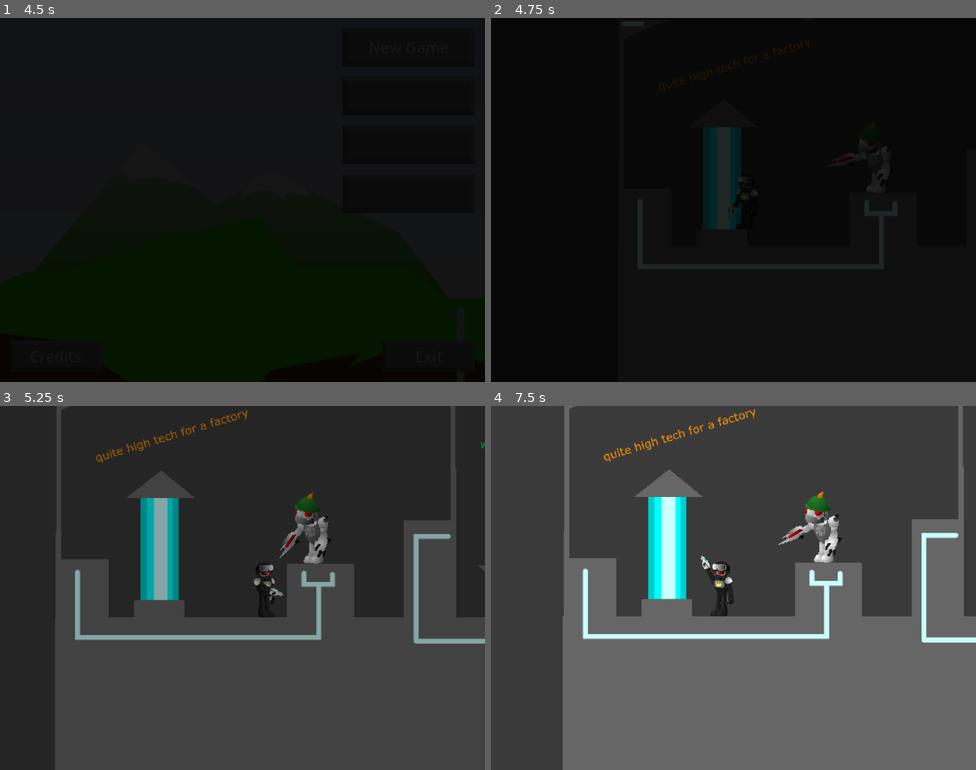
Above: before the commit, frames 1-4 (two rows, left to right).
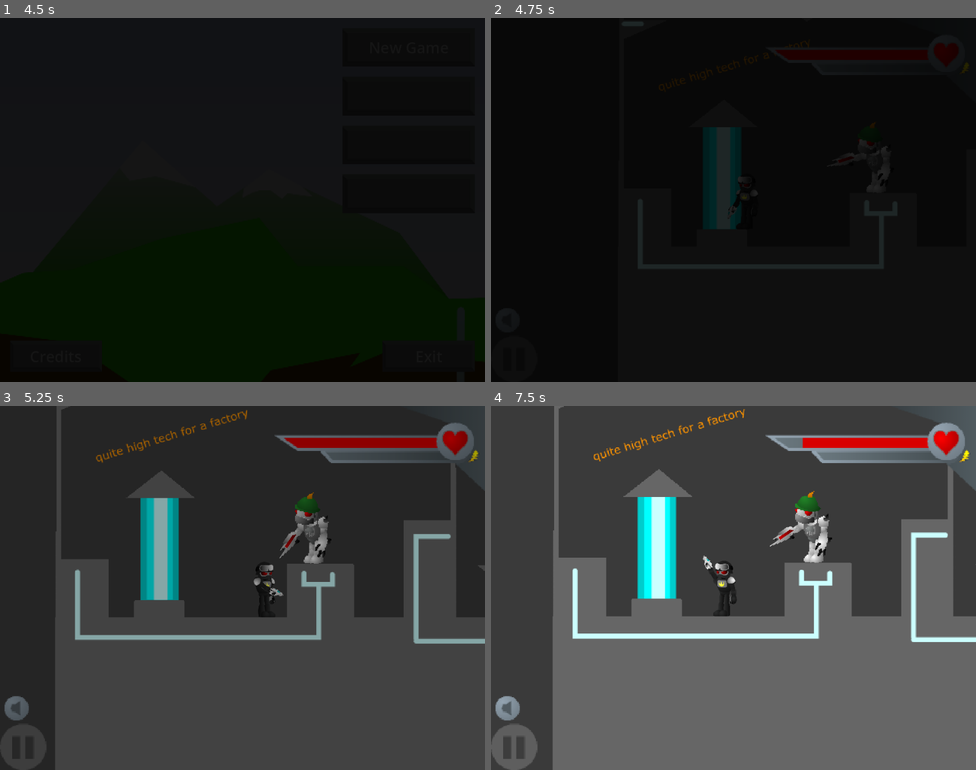
Above: after the commit, the same moments.

Repository: HMI-Studios/Skylands-WFA
Game: Godot game, scene res://ui/Intro.tscn
The game is run twice, just before and just after one commit, with the same random seed, the same clock (stepped at 60 frames per second) and the same inputs. Sound files missing from this copy of the repository are replaced by a short silence.
Inputs (mouse positions are in pixels of both pictures, inside the frame that each line leads up to):
- Up to frame 1 (4.5 s): tap Enter (ui_accept) at 0.5 s; move the mouse to (349, 181) at 0.52 s; hold Space (shoot) 0.53-1.28 s; hold D (move_right) 0.53-2.03 s; tap W (jump) at 0.77, 1.52 s; move the mouse to (145, 218) at 1.27 s; tap Space (shoot) at 1.35, 4.35 s; move the mouse to (291, 119) at 2.02 s; hold A (move_left) 2.03-2.75 s; hold Space (shoot) 2.03-2.75 s; click "New Game" at 2.75 s; click "New Game" at 3.5 s; move the mouse to (218, 272) at 4.27 s; hold D (move_right) from 4.28 s (still down)
- Up to frame 2 (4.75 s): keep holding D (move_right); tap W (jump) at 4.52 s
- Up to frame 3 (5.25 s): keep holding D (move_right); move the mouse to (388, 642) at 5.02 s; hold Space (shoot) from 5.03 s (still down)
- Up to frame 4 (7.5 s): tap W (jump) at 5.27, 6.02 s; move the mouse to (588, 533) at 5.77 s; release D (move_right) at 5.78 s; release Space (shoot) at 5.78 s; hold A (move_left) 5.78-6.53 s; tap Space (shoot) at 5.85, 7.35 s; move the mouse to (757, 588) at 6.52 s; hold D (move_right) 6.53-7.28 s; hold Space (shoot) 6.53-7.28 s; move the mouse to (660, 497) at 7.27 s; hold A (move_left) from 7.28 s (still down)

Frame 1 is identical in both runs. In frame 2, 0.1% of the frame differs, in the area x 58-99%, y 7-16%; in frame 3, 3.2%; in frame 4, 16%, in the area x 0-100%, y 0-100%.

Commit message:
add player HP and healthbar

Diff:
--- a/scenes/Main.tscn
+++ b/scenes/Main.tscn
@@ -1,8 +1,9 @@
-[gd_scene load_steps=4 format=3 uid="uid://c7ltgoh1gwm8k"]
+[gd_scene load_steps=5 format=3 uid="uid://c7ltgoh1gwm8k"]
 
 [ext_resource type="PackedScene" uid="uid://br3ubfu76qbp6" path="res://scenes/Player.tscn" id="1_qk22d"]
 [ext_resource type="PackedScene" uid="uid://cphh6jruovbte" path="res://scenes/World.tscn" id="1_x26t4"]
 [ext_resource type="Script" path="res://scripts/Camera.gd" id="3_3x1oi"]
+[ext_resource type="PackedScene" uid="uid://cv4b12e155ua3" path="res://ui/HUD.tscn" id="4_x3ds7"]
 
 [node name="Main" type="Node2D"]
 
@@ -16,3 +17,5 @@
 [node name="Camera2D" type="Camera2D" parent="."]
 zoom = Vector2(2.5, 2.5)
 script = ExtResource("3_3x1oi")
+
+[node name="HUD" parent="." instance=ExtResource("4_x3ds7")]
--- /dev/null
+++ b/scripts/HUD.gd
@@ -0,0 +1,38 @@
+extends CanvasLayer
+
+
+var player
+var container
+
+
+func _ready():
+    player = get_node("/root/Main/Player")
+    container = get_child(0)
+    get_viewport().connect("size_changed", self._on_viewport_size_changed)
+    _resize_background()
+
+
+func _process(delta):
+    %HealthBar.value = player.HP
+
+
+func _resize_background():
+    var viewport_size = get_viewport().size
+
+    var scale_x = viewport_size.x / 480.0
+    var scale_y = viewport_size.y / 330.0
+    var ratio = scale_x / scale_y
+
+    var s
+    if ratio > 2:
+        s = scale_y * 2
+    elif ratio < 0.5:
+        s = scale_x / 0.5
+    else:
+        s = max(scale_x, scale_y)
+    for child in container.get_children():
+        child.scale = Vector2(s, s)
+
+
+func _on_viewport_size_changed():
+    _resize_background()
--- a/scripts/Player.gd
+++ b/scripts/Player.gd
@@ -3,6 +3,8 @@
 @export var speed = 60
 @export var max_speed = 120
 @export var jump_height = -266
+
+@export var HP = 20
 
 var screen_size # Size of the game window.
 var animation_player : AnimationPlayer
@@ -105,7 +107,10 @@
 
 
 func hurt(dmg):
-    print('ow: ', dmg)
+    HP -= dmg
+    if HP <= 0:
+        pass
+        # die
 
 
 func play_walk_animation():
--- a/scripts/entities/Shoaldier.gd
+++ b/scripts/entities/Shoaldier.gd
@@ -62,9 +62,9 @@
 
 func shoot(vec):
     if cooldown == 0:
-        cooldown = 0.5
+        cooldown = 0.75
         var bullet = Bullet.instantiate()
-        bullet.apply_impulse(vec * 900)
+        bullet.apply_impulse(vec * 750)
         bullet.modulate = Color(2, 0.5, 0)
         bullet.position = gun_hand.global_position + (vec*30)
         bullet.rotation = gun_hand.global_rotation
--- a/scripts/items/GDFSERBullet.gd
+++ b/scripts/items/GDFSERBullet.gd
@@ -29,7 +29,6 @@
 
 
 func _on_body_entered(body):
-    print(body)
     if hitboxes.is_ancestor_of(body):
         remove()
     elif entities.is_ancestor_of(body):
--- /dev/null
+++ b/ui/HUD.tscn
@@ -0,0 +1,57 @@
+[gd_scene load_steps=6 format=3 uid="uid://cv4b12e155ua3"]
+
+[ext_resource type="Texture2D" uid="uid://71g22hmi21lv" path="res://assets/hud/healthbar_frame.png" id="1_3fvn3"]
+[ext_resource type="Script" path="res://scripts/HUD.gd" id="1_v7hy8"]
+[ext_resource type="Texture2D" uid="uid://cjedb3q4dkf1x" path="res://assets/hud/healthbar_back.png" id="2_5bk65"]
+[ext_resource type="Texture2D" uid="uid://e3ugi128jwh0" path="res://assets/hud/pause_btn.png" id="2_iaojn"]
+[ext_resource type="Texture2D" uid="uid://jtrpn7igelxt" path="res://assets/hud/health.png" id="3_vrgp0"]
+
+[node name="HUD" type="CanvasLayer"]
+script = ExtResource("1_v7hy8")
+
+[node name="Container" type="Control" parent="."]
+layout_mode = 3
+anchors_preset = 15
+anchor_right = 1.0
+anchor_bottom = 1.0
+grow_horizontal = 2
+grow_vertical = 2
+
+[node name="Control" type="Control" parent="Container"]
+layout_mode = 1
+anchor_left = 1.0
+anchor_right = 1.0
+grow_horizontal = 0
+
+[node name="HealthBar" type="TextureProgressBar" parent="Container/Control"]
+unique_name_in_owner = true
+layout_mode = 1
+anchors_preset = 1
+anchor_left = 1.0
+anchor_right = 1.0
+offset_left = -191.0
+offset_bottom = 77.0
+grow_horizontal = 0
+min_value = -2.0
+max_value = 20.0
+fill_mode = 1
+texture_under = ExtResource("2_5bk65")
+texture_over = ExtResource("1_3fvn3")
+texture_progress = ExtResource("3_vrgp0")
+texture_progress_offset = Vector2(4, 27)
+
+[node name="Control2" type="Control" parent="Container"]
+layout_mode = 1
+anchor_top = 1.0
+anchor_bottom = 1.0
+grow_horizontal = 0
+
+[node name="PauseBtn" type="TextureRect" parent="Container/Control2"]
+layout_mode = 1
+anchors_preset = 2
+anchor_top = 1.0
+anchor_bottom = 1.0
+offset_top = -67.0
+offset_right = 42.0
+grow_vertical = 0
+texture = ExtResource("2_iaojn")
Binary file added: assets/hud/health.png
Not shown, added: assets/hud/health.png.import
Binary file added: assets/hud/healthbar_back.png
Not shown, added: assets/hud/healthbar_back.png.import
Binary file added: assets/hud/healthbar_frame.png
Not shown, added: assets/hud/healthbar_frame.png.import
Binary file added: assets/hud/pause_btn.png
Not shown, added: assets/hud/pause_btn.png.import
Binary file added: assets/hud/power.png
Not shown, added: assets/hud/power.png.import
